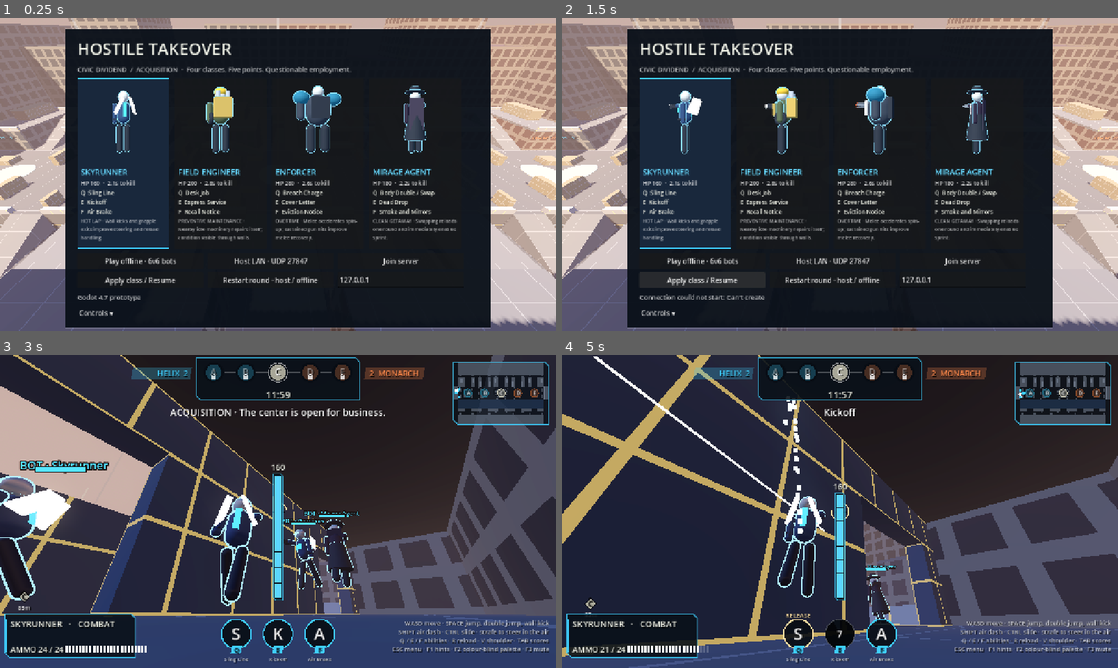
Above: before the commit, frames 1-4 (two rows, left to right).
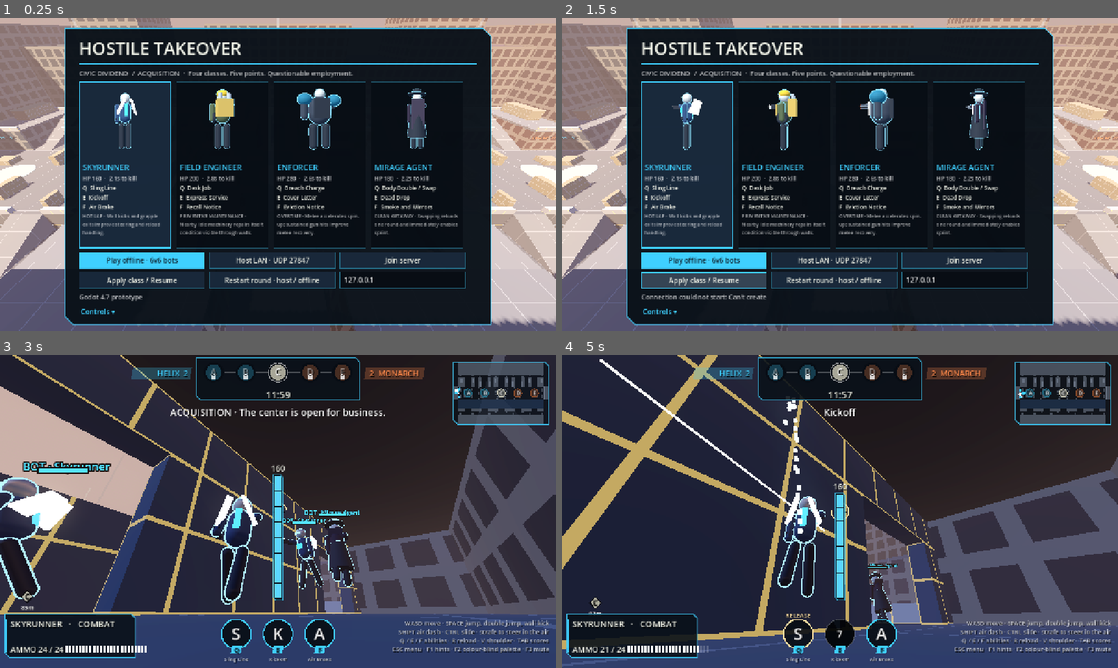
Above: after the commit, the same moments.

Repository: slimefromdq/hostile-takeover
Game: Godot game, scene res://scenes/main.tscn
The game is run twice, just before and just after one commit, with the same random seed, the same clock (stepped at 60 frames per second) and the same inputs.
Inputs (mouse positions are in pixels of both pictures, inside the frame that each line leads up to):
- Up to frame 1 (0.25 s): no input
- Up to frame 2 (1.5 s): click "Join server" at 0.5 s; click "Apply class / Resume" at 1.25 s
- Up to frame 3 (3 s): click "Play offline · 6v6 bots" at 2 s; tap Enter at 2.75 s; move the mouse to (305, 511) at 2.77 s; hold W (forward) from 2.78 s (still down); hold Right mouse button (alt) from 2.78 s (still down); click (305, 511) at 2.92 s
- Up to frame 4 (5 s): keep holding W (forward); tap Space (jump) at 3.02, 3.77 s; move the mouse to (812, 511) at 3.52 s; release Right mouse button (alt) at 3.53 s; tap Q (ability1) at 3.6 s; click (812, 511) at 3.67 s; right-click (812, 511) at 3.8 s; move the mouse to (851, 505) at 4.27 s; hold Right mouse button (alt) from 4.28 s (still down); tap E (ability2) at 4.35 s; click (851, 505) at 4.42 s

The runs differ from the first frame. In frame 1, 19% of the frame differs, in the area x 11-89%, y 3-100%; in frame 2, 19%; in frame 3, 6.7%; in frame 4, 9.3%.

Commit message:
Main menu: navy panel with cut corner, cyan accents, styled buttons and class cards using shared UiStyle
Co-Authored-By: Claude Sonnet 5.5 <noreply@anthropic.com>
Claude-Session: https://claude.ai/code/session_01RdU4YqXsdDijyWK3Nktgmh

Diff:
--- a/HostileTakeover/scripts/menu.gd
+++ b/HostileTakeover/scripts/menu.gd
@@ -14,20 +14,23 @@
 	game = owner_game
 	position = Vector2(150, 24)
 	size = Vector2(980, 672)
-	var style := StyleBoxFlat.new()
-	style.bg_color = Color(0.04, 0.065, 0.1, 0.96)
-	style.border_color = Color(1, 1, 1, 0.15)
-	style.set_border_width_all(1)
-	style.content_margin_left = 28
-	style.content_margin_right = 28
-	style.content_margin_top = 20
-	style.content_margin_bottom = 20
+	# The cut-corner panel is drawn in _draw(); the stylebox only supplies padding.
+	var style := StyleBoxEmpty.new()
+	style.content_margin_left = 32
+	style.content_margin_right = 32
+	style.content_margin_top = 18
+	style.content_margin_bottom = 14
 	add_theme_stylebox_override("panel", style)
 	var column := VBoxContainer.new()
-	column.add_theme_constant_override("separation", 10)
+	column.add_theme_constant_override("separation", 8)
 	add_child(column)
-	column.add_child(_label("HOSTILE TAKEOVER", 38))
-	column.add_child(_label("CIVIC DIVIDEND  /  ACQUISITION  ·  Four classes. Five points. Questionable employment.", 15, Color(1, 1, 1, 0.7)))
+	column.add_child(_label("HOSTILE TAKEOVER", 40))
+	var rule := ColorRect.new()
+	rule.color = UiStyle.ACCENT
+	rule.custom_minimum_size = Vector2(120, 3)
+	rule.mouse_filter = Control.MOUSE_FILTER_IGNORE
+	column.add_child(rule)
+	column.add_child(_label("CIVIC DIVIDEND  /  ACQUISITION  ·  Four classes. Five points. Questionable employment.", 15, UiStyle.TEXT_MUTED))
 	var row := HBoxContainer.new()
 	row.add_theme_constant_override("separation", 12)
 	column.add_child(row)
@@ -45,13 +48,16 @@
 	for pair in [["Play offline · 6v6 bots", "offline"], ["Host LAN · UDP 27847", "host"], ["Join server", "join"], ["Apply class / Resume", "resume"], ["Restart round · host / offline", "restart"]]:
 		var button := Button.new()
 		button.text = pair[0]
-		button.custom_minimum_size = Vector2(290, 36)
+		button.custom_minimum_size = Vector2(290, 38)
+		UiStyle.style_button(button, pair[1] == "offline")
 		grid.add_child(button)
 		button.pressed.connect(game.start_game.bind(pair[1]))
 	address = LineEdit.new()
 	address.text = "127.0.0.1"
 	address.placeholder_text = "Server IP"
-	address.custom_minimum_size = Vector2(290, 36)
+	address.custom_minimum_size = Vector2(290, 38)
+	address.add_theme_stylebox_override("normal", UiStyle.box(Color(UiStyle.SLOT, 0.95), Color(UiStyle.ACCENT, 0.45), 1))
+	address.add_theme_stylebox_override("focus", UiStyle.box(Color(UiStyle.SLOT, 0.95), UiStyle.ACCENT, 2))
 	grid.add_child(address)
 	status = _label("Godot 4.7 prototype", 15, Color(1, 1, 1, 0.7))
 	column.add_child(status)
@@ -59,6 +65,8 @@
 	toggle.text = "Controls ▾"
 	toggle.flat = true
 	toggle.alignment = HORIZONTAL_ALIGNMENT_LEFT
+	toggle.add_theme_color_override("font_color", UiStyle.ACCENT)
+	toggle.add_theme_color_override("font_hover_color", UiStyle.TEXT)
 	column.add_child(toggle)
 	controls_panel = _label("WASD move / aim with mouse · LMB primary · RMB alternate · SPACE jump, again in the air to do …(375 unchanged characters)…
 	controls_panel.visible = false
@@ -80,25 +88,25 @@
 	var card := Button.new()
 	card.toggle_mode = true
 	card.button_group = group
-	card.custom_minimum_size = Vector2(212, 392)
+	card.custom_minimum_size = Vector2(212, 384)
 	card.pressed.connect(func(): game.selected_class = index)
-	var chosen := StyleBoxFlat.new()
-	chosen.bg_color = Color(0.1, 0.16, 0.24, 0.95)
-	chosen.border_color = Visuals.team_color(0)
-	chosen.set_border_width_all(2)
+	var chosen := UiStyle.box(Color(UiStyle.PANEL_RAISED, 0.95), UiStyle.ACCENT, 3, 0.0)
+	card.add_theme_stylebox_override("normal", UiStyle.box(Color(UiStyle.SLOT, 0.9), Color(UiStyle.ACCENT, 0.3), 1, 0.0))
+	card.add_theme_stylebox_override("hover", UiStyle.box(Color(UiStyle.PANEL_RAISED, 0.7), Color(UiStyle.ACCENT, 0.7), 1, 0.0))
 	card.add_theme_stylebox_override("pressed", chosen)
 	card.add_theme_stylebox_override("hover_pressed", chosen)
+	card.add_theme_stylebox_override("focus", UiStyle.box(Color(0, 0, 0, 0), UiStyle.HIGHLIGHT, 2, 0.0))
 	var box := VBoxContainer.new()
 	box.set_anchors_and_offsets_preset(Control.PRESET_FULL_RECT, Control.PRESET_MODE_MINSIZE, 8)
 	box.mouse_filter = Control.MOUSE_FILTER_IGNORE
 	card.add_child(box)
 	var container := SubViewportContainer.new()
 	container.stretch = true
-	container.custom_minimum_size = Vector2(196, 190)
+	container.custom_minimum_size = Vector2(196, 172)
 	container.mouse_filter = Control.MOUSE_FILTER_IGNORE
 	box.add_child(container)
 	container.add_child(_make_portrait(index))
-	box.add_child(_label(spec.title.to_upper(), 18, Visuals.team_color(0).lightened(0.2)))
+	box.add_child(_label(spec.title.to_upper(), 18, UiStyle.ACCENT))
 	box.add_child(_label("HP %d  ·  %.1fs to kill" % [int(spec.health), spec.body_ttk()], 13, Color(1, 1, 1, 0.8)))
 	var keys := ["Q", "E", "F"]
 	for i in range(3):
@@ -142,6 +150,9 @@
 	camera.look_at_from_position(camera.position, Vector3(0, 0.95, 0))
 	return viewport
 
+func _draw() -> void:
+	UiStyle.draw_panel(self, Rect2(Vector2.ZERO, size), Color(UiStyle.PANEL, 0.97), Color(UiStyle.ACCENT, 0.85), 18.0, 2.0)
+
 func _process(dt: float) -> void:
 	if not visible:
 		return
--- a/HostileTakeover/scripts/ui_style.gd
+++ b/HostileTakeover/scripts/ui_style.gd
@@ -34,3 +34,29 @@
 	ci.draw_colored_polygon(PackedVector2Array([
 		Vector2(rect.position.x + slant, rect.position.y), Vector2(rect.end.x, rect.position.y),
 		Vector2(rect.end.x - slant, rect.end.y), Vector2(rect.position.x, rect.end.y)]), fill)
+
+# ---- Control styling (menus) -------------------------------------------------
+
+static func box(fill: Color, border: Color = Color(0, 0, 0, 0), border_width: int = 0, margin: float = 10.0) -> StyleBoxFlat:
+	var style := StyleBoxFlat.new()
+	style.bg_color = fill
+	style.border_color = border
+	style.set_border_width_all(border_width)
+	style.content_margin_left = margin
+	style.content_margin_right = margin
+	style.content_margin_top = margin * 0.6
+	style.content_margin_bottom = margin * 0.6
+	return style
+
+# Flat button: raised navy, cyan hairline, cyan fill when `primary` or pressed.
+static func style_button(button: Button, primary: bool = false) -> void:
+	var normal := box(ACCENT if primary else Color(PANEL_RAISED, 0.9), Color(ACCENT, 0.9 if primary else 0.45), 1)
+	var hover := box(ACCENT.lightened(0.2) if primary else PANEL_RAISED.lightened(0.12), ACCENT, 2)
+	var pressed := box(ACCENT.darkened(0.15) if primary else Color(ACCENT, 0.25), ACCENT, 2)
+	button.add_theme_stylebox_override("normal", normal)
+	button.add_theme_stylebox_override("hover", hover)
+	button.add_theme_stylebox_override("pressed", pressed)
+	button.add_theme_stylebox_override("focus", box(Color(0, 0, 0, 0), HIGHLIGHT, 2))
+	var ink := SLOT if primary else TEXT
+	for key in ["font_color", "font_hover_color", "font_pressed_color", "font_focus_color"]:
+		button.add_theme_color_override(key, ink)
Binary file added: HostileTakeover/docs/previews/before/menu_before.png
Binary file changed: HostileTakeover/docs/previews/preview_menu.png
